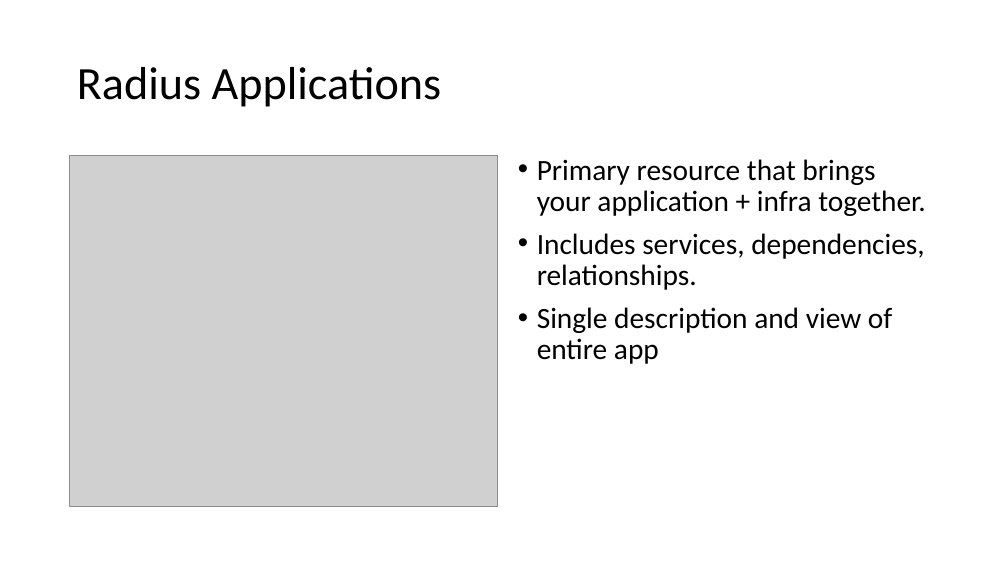
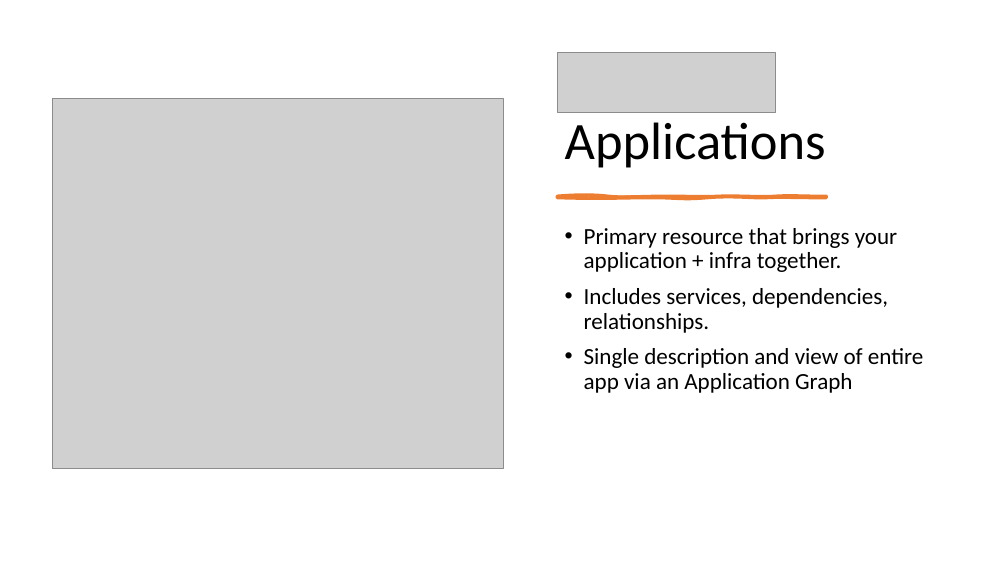
Before and after one commit to willvelida/talks, a slide deck: slide 7 of intro-to-radius/Presentation.pptx (slide 6 before the commit). Drawn at 1008x567 pixels with LibreOffice and Linux fonts; fonts in the diff are those of the drawing; grey boxes stand for pictures. Boxes give left, top, right and bottom in pixels: in the first picture for what was removed or moved away, otherwise in the second. Text is boxed around its words. In the diff, an @@ line names an element or a change of style, - is before the commit and + after.

Commit message:
Adding Radius talk

```diff
--- a/intro-to-radius/Presentation.pptx
+++ b/intro-to-radius/Presentation.pptx
@@ title "Applications" at (565, 122, 826, 168): vertical alignment middle to bottom @@
@@ picture added at (557, 53, 776, 113) @@
@@ picture: place and size @@
-picture at (70, 155, 498, 506)
+picture at (52, 98, 504, 469)
@@ title at (565, 122, 826, 168): text changed; size 44 to 50 pt @@
-Radius Applications
+Applications
@@ freeform shape added at (557, 197, 827, 198), fill #ED7D31, outline #ED7D31 3 pt @@
@@ text "Primary resource that brings your ...": place and size @@
-text "Primary resource that brings your ..." at (537, 159, 926, 364)
+text "Primary resource that brings your ..." at (584, 228, 923, 393)
@@ text at (584, 228, 897, 333): size 28 to 22 pt in "Primary resource that brings your application + ...", "Includes services, dependencies, relationships." @@
@@ text at (584, 348, 923, 393): text changed; size 28 to 22 pt @@
-• Single description and view of entire app
+• Single description and view of entire app via an Application Graph
```
Also in this commit, not shown: 8 other slides changed, 8 slides added, 1 slide removed, 8 other files.
